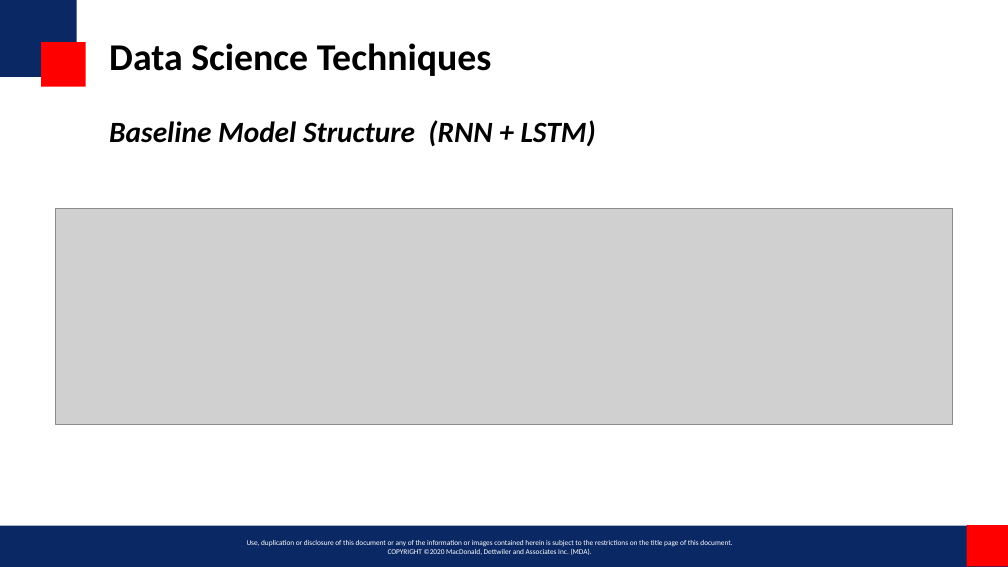
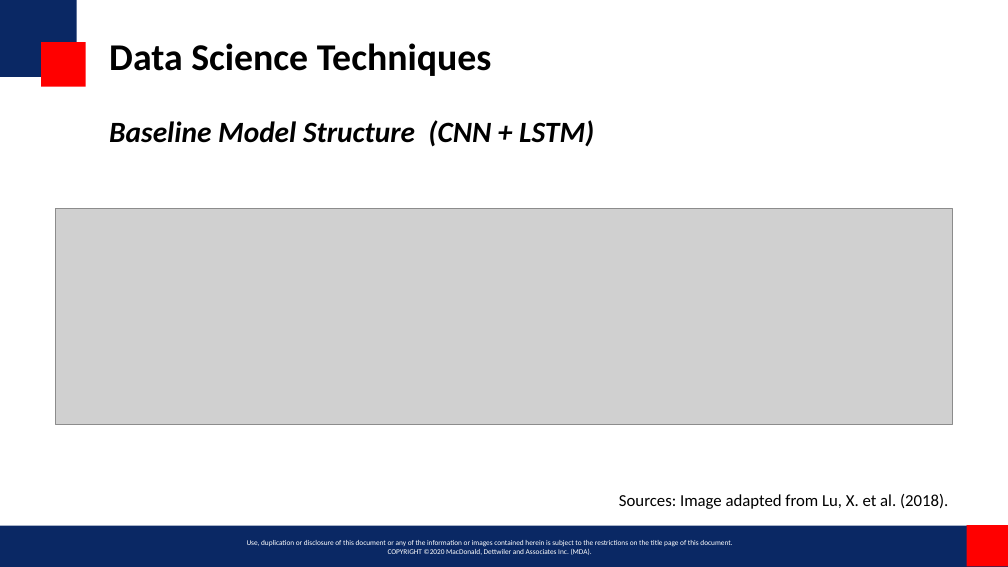
Before and after one commit to miketianchen/MDA_image_captioning, a slide deck: slide 6 of docs/final_presentation.pptx. Drawn at 1008x567 pixels with LibreOffice and Linux fonts; fonts in the diff are those of the drawing; grey boxes stand for pictures; background and template pictures are left out. Boxes give left, top, right and bottom in pixels: in the first picture for what was removed or moved away, otherwise in the second. Text is boxed around its words. In the diff, an @@ line names an element or a change of style, - is before the commit and + after.

```diff
--- a/docs/final_presentation.pptx
+++ b/docs/final_presentation.pptx
@@ title at <box>109,120,594,147</box>: text changed @@
-Baseline Model Structure (RNN + LSTM)
+Baseline Model Structure (CNN + LSTM)
@@ text added at <box>619,494,948,509</box>, 16 pt, text #000000 @@
+Sources: Image adapted from Lu, X. et al. (2018).
```
Also in this commit, not shown: 5 other slides changed, 1 other file.
